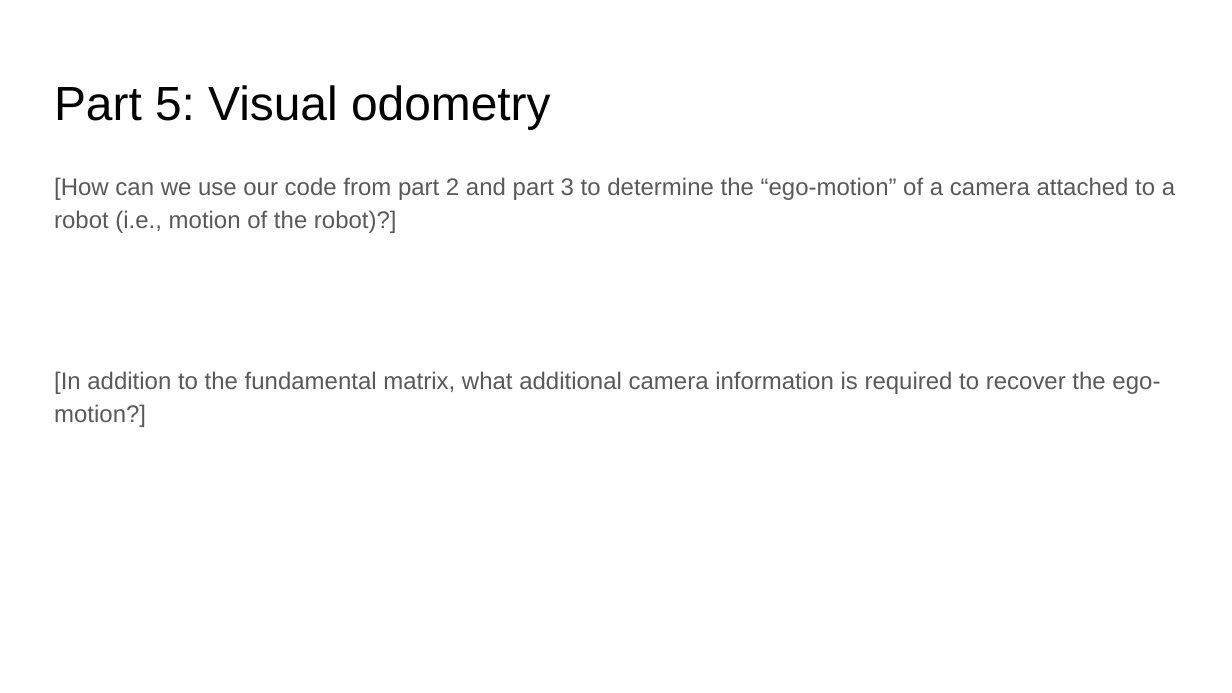
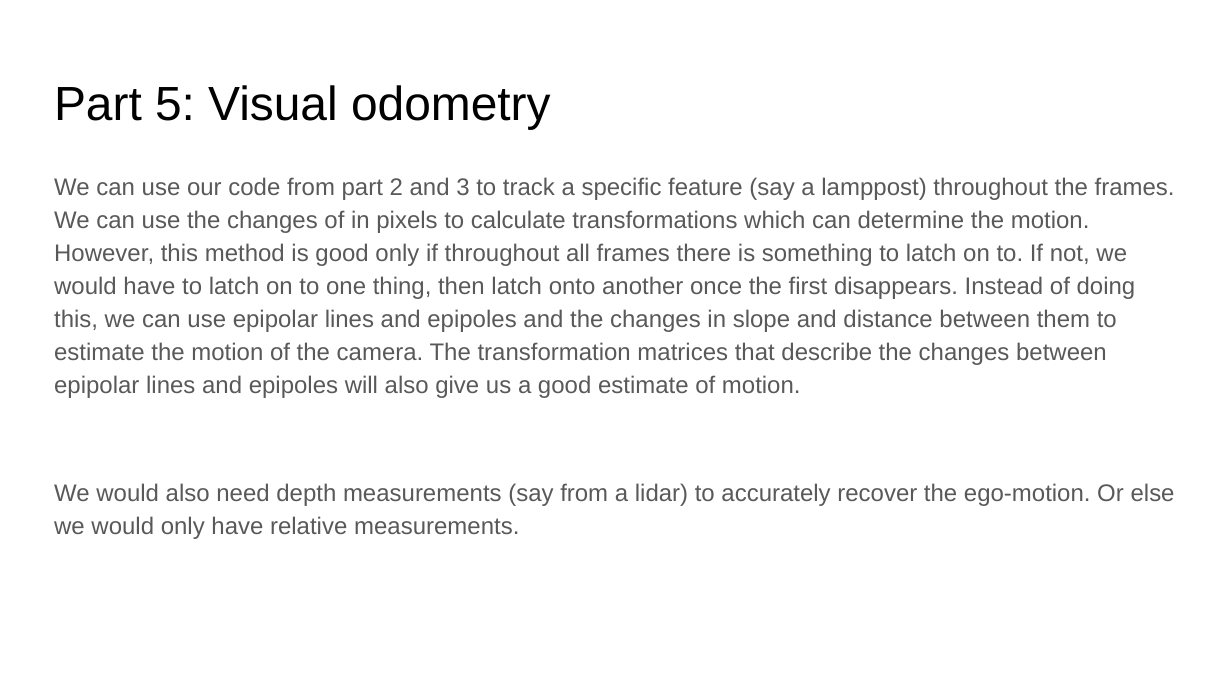
Before and after one commit to bojunyang24/CS6476, a slide deck: slide 13 of proj3/proj3_template.pptx. Drawn at 1232x693 pixels with LibreOffice and Linux fonts; fonts in the diff are those of the drawing. Boxes give left, top, right and bottom in pixels: in the first picture for what was removed or moved away, otherwise in the second. Text is boxed around its words. In the diff, an @@ line names an element or a change of style, - is before the commit and + after.

```diff
--- a/proj3/proj3_template.pptx
+++ b/proj3/proj3_template.pptx
@@ text at [54, 177, 1175, 539]: text changed @@
-[How can we use our code from part 2 and part 3 to determine the “ego-motion” of a camera attached to a robot (i.e., motion of the robot)?]
-[In addition to the fundamental matrix, what additional camera information is required to recover the ego-motion?]
+We can use our code from part 2 and 3 to track a specific feature (say a lamppost) throughout the frames. We can use the changes of in pixels to calculate transformations which can determine the motion. However, this method is good only if throughout all frames there is something to latch on to. If not, we would have to latch on to one thing, then latch onto another once the first disappears. Instead of doing this, we can use epipolar lines and epipoles and the changes in slope and distance between them to estimate the motion of the camera. The transformation matrices that describe the changes between epipolar lines and epipoles will also give us a good estimate of motion.
+We would also need depth measurements (say from a lidar) to accurately recover the ego-motion. Or else we would only have relative measurements.
```
Also in this commit, not shown: 13 other slides changed, 4 other files.
